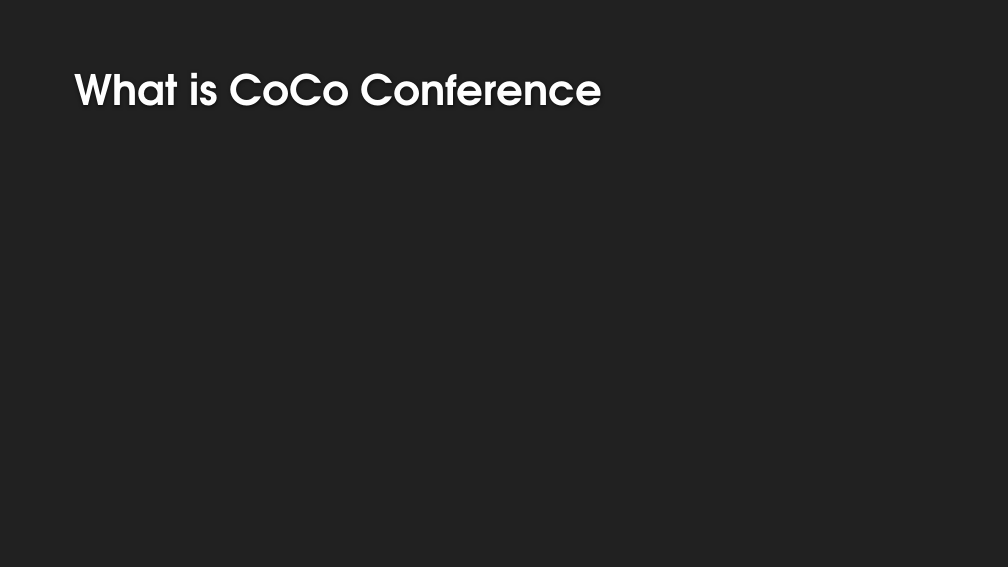
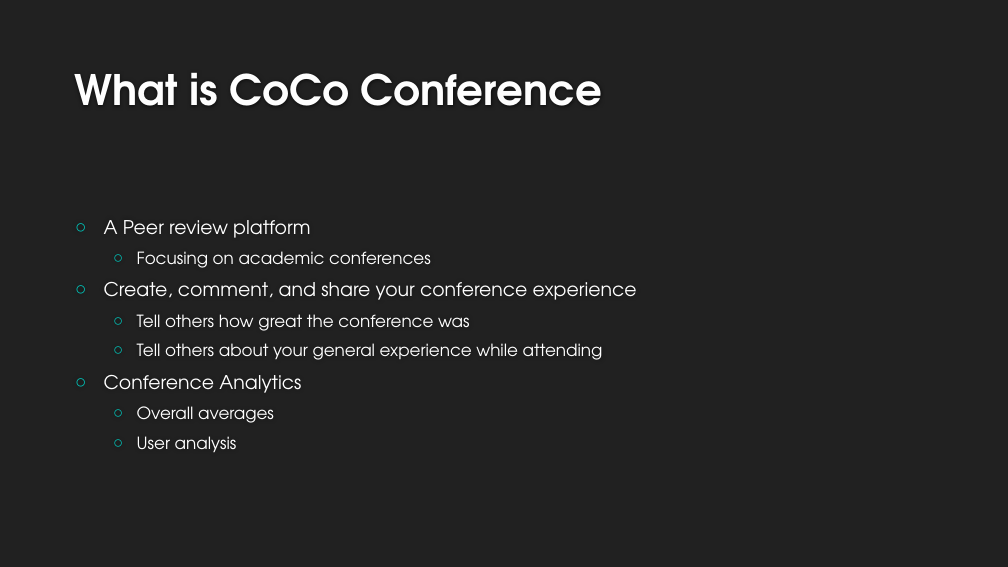
Before and after one commit to wolfen601/CloudComputingProject, a slide deck: slide 3 of CoCo Conference.pptx. Drawn at 1008x567 pixels with LibreOffice and Linux fonts; fonts in the diff are those of the drawing; background and template pictures are left out. Boxes give left, top, right and bottom in pixels: in the first picture for what was removed or moved away, otherwise in the second. Text is boxed around its words. In the diff, an @@ line names an element or a change of style, - is before the commit and + after.

```diff
--- a/CoCo Conference.pptx
+++ b/CoCo Conference.pptx
@@ text added at (104,220,637,452), 16 pt, text #FFFFFF @@
+○ A Peer review platform
+  ○ Focusing on academic conferences
+○ Create, comment, and share your conference experience
+  ○ Tell others how great the conference was
+  ○ Tell others about your general experience while attending
+○ Conference Analytics
+  ○ Overall averages
+  ○ User analysis
```
Also in this commit, not shown: 1 other slide changed, 4 slides added, 3 slides removed.
